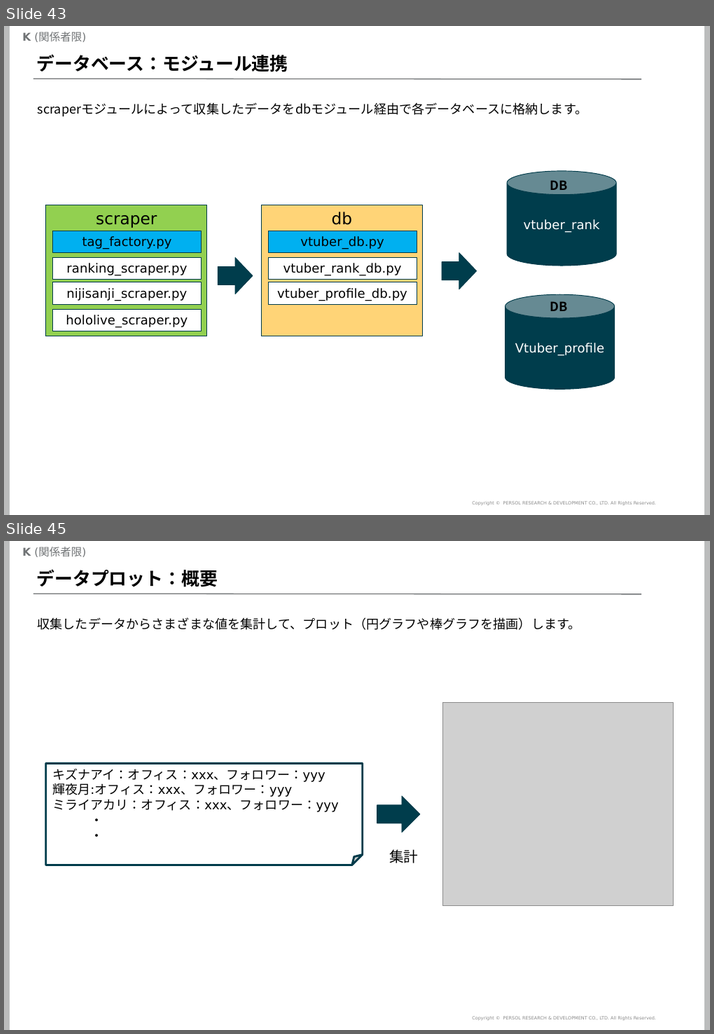
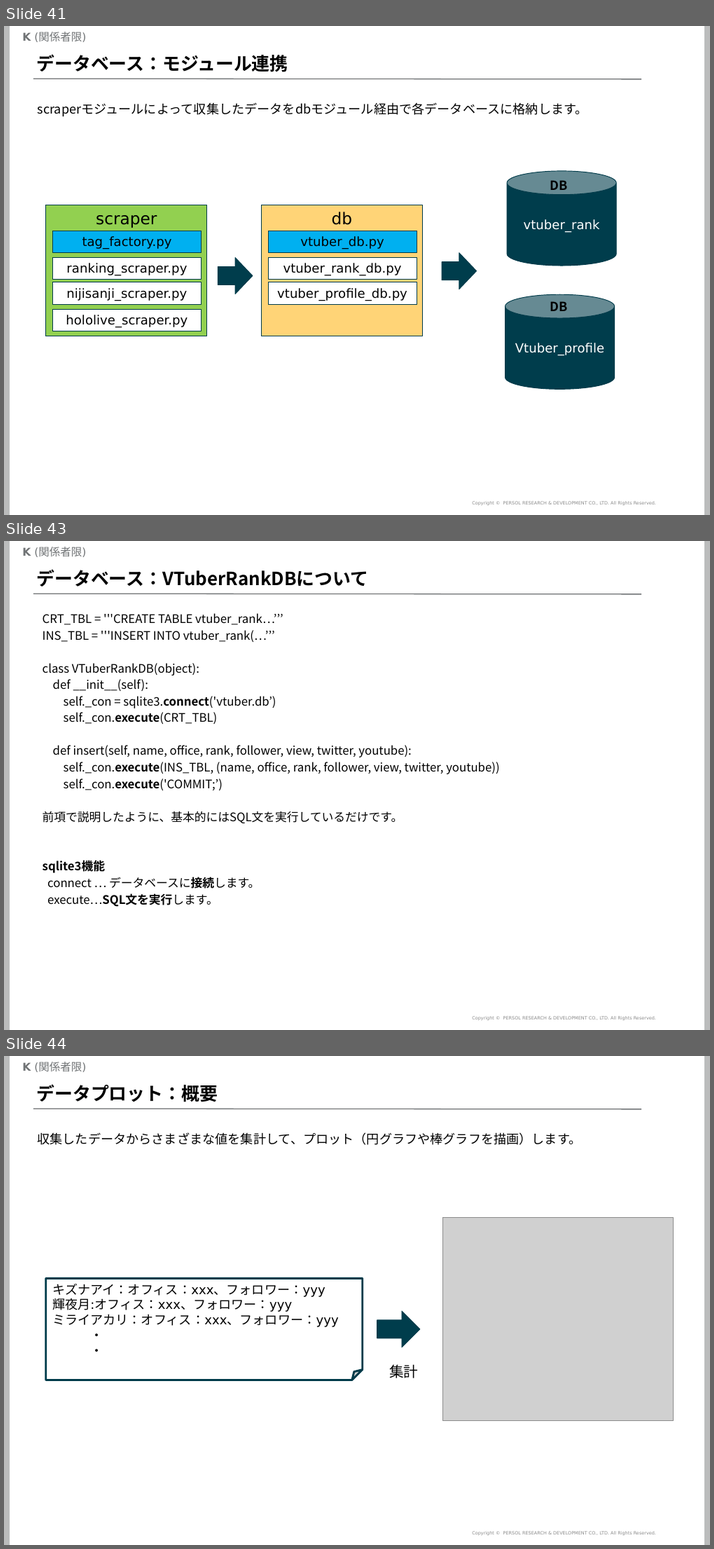
Before and after one commit to mogrodown/python_session, a slide deck: doc/python中級講座_2020.pptx. Shown one above the other, each under a label of ours: slides 43 and 45 before the commit, slides 41, 43 and 44 after it; the slides between them are not shown. The pictures are 714x1034 and 714x1549 pixels, drawn with LibreOffice and Linux fonts; fonts in the diff are those of the drawing; grey boxes stand for pictures; background and template pictures are left out. Boxes give left, top, right and bottom in pixels: in the first picture for what was removed or moved away, otherwise in the second. Text is boxed around its words. In the diff, an @@ line names an element or a change of style, - is before the commit and + after.

```diff
--- a/doc/python中級講座_2020.pptx
+++ b/doc/python中級講座_2020.pptx
@@ slide 43 added at (4,541,710,1030), background #FFFFFF; not listed: 5 template elements that a slide beside it also shows @@
@@ title added at (36,569,368,587), 20 pt, text #000000, bold @@
+データベース：VTuberRankDBについて
@@ text added at (42,613,499,906), 13 pt, text #000000 @@
+CRT_TBL = '''CREATE TABLE vtuber_rank…’’’
+INS_TBL = '''INSERT INTO vtuber_rank(…’’’
+class VTuberRankDB(object):
+def __init__(self):
+self._con = sqlite3.connect('vtuber.db’)
+self._con.execute(CRT_TBL)
+def insert(self, name, office, rank, follower, view, twitter, youtube):
+self._con.execute(INS_TBL, (name, office, rank, follower, view, twitter, youtube))
+self._con.execute('COMMIT;’)
+前項で説明したように、基本的にはSQL文を実行しているだけです。
+sqlite3機能
+connect … データベースに接続します。
+execute…SQL文を実行します。
@@ what was slide 43 is now slide 41 @@
@@ what was slide 45 is now slide 44 @@
```
Also in this commit, not shown: 3 slides changed, 3 other slides added.
